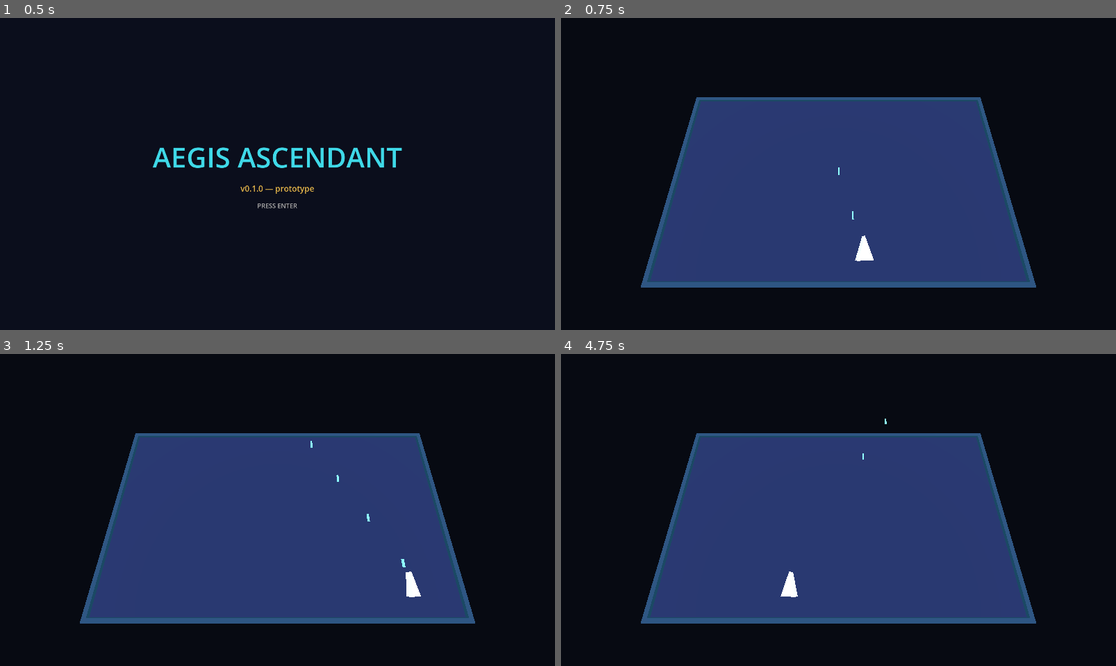
Above: before the commit, frames 1-4 (two rows, left to right).
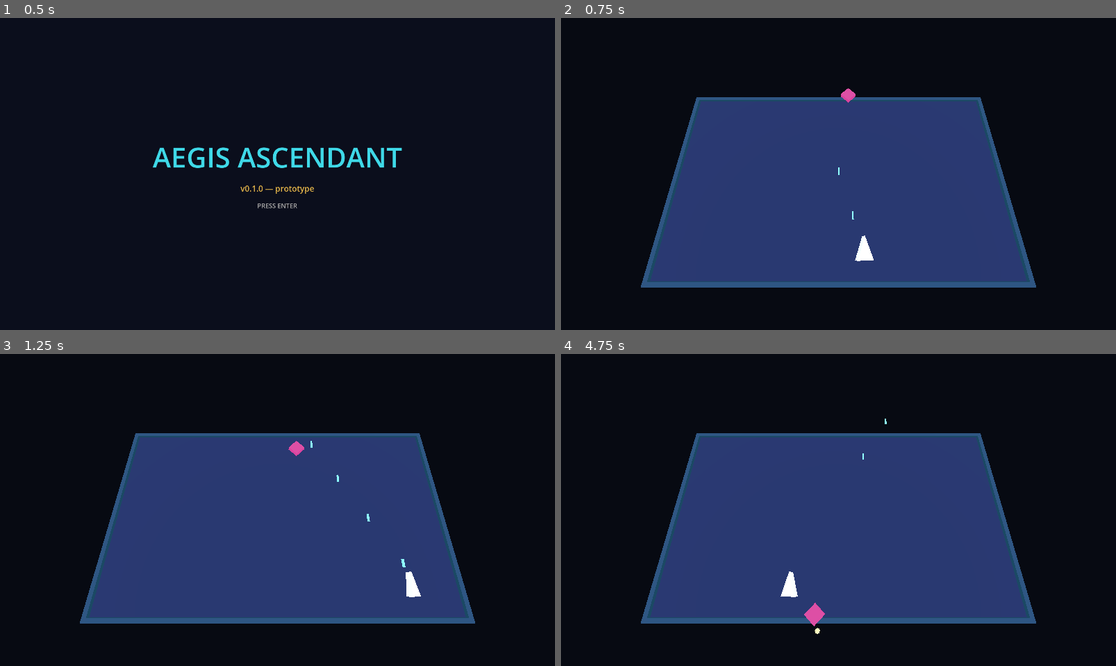
Above: after the commit, the same moments.

Repository: Happykiller/aegis-ascendant
Game: Godot game, scene res://scenes/boot/boot.tscn
The game is run twice, just before and just after one commit, with the same random seed, the same clock (stepped at 60 frames per second) and the same inputs.
Inputs:
- Up to frame 1 (0.5 s): no input
- Up to frame 2 (0.75 s): tap Enter (ui_accept) at 0.5 s; hold D (move_right) from 0.53 s (still down); hold Space (fire_primary) from 0.53 s (still down)
- Up to frame 3 (1.25 s): keep holding D (move_right); keep holding Space (fire_primary); tap Enter (ui_accept) at 0.77 s
- Up to frame 4 (4.75 s): release D (move_right) at 1.28 s; release Space (fire_primary) at 1.28 s; hold S (move_down) 1.28-2.03 s; tap Space (fire_primary) at 1.35, 2.85, 4.35 s; tap Enter (ui_accept) at 1.52, 3.02, 3.77, 4.52 s; hold D (move_right) 2.03-2.78 s; hold Space (fire_primary) 2.03-2.78 s; hold W (move_up) 2.78-3.53 s; hold Space (fire_primary) 3.53-4.28 s; hold A (move_left) from 3.53 s (still down)

Frame 1 is identical in both runs. In frame 2, less than 0.1% of the frame differs, in the area x 50-54%, y 22-28%; in frame 3, less than 0.1%; in frame 4, 0.2%, in the area x 43-48%, y 79-90%.

Commit message:
feat: add needle scout enemy with health and destruction
Co-Authored-By: Claude Fable 5 <noreply@anthropic.com>

Diff:
--- /dev/null
+++ b/resources/data/enemy_data.gd
@@ -0,0 +1,35 @@
+class_name EnemyData
+extends Resource
+## Enemy tuning values (spec §11, §22). Units: world units, seconds.
+
+@export var display_name: String = "enemy"
+@export var max_health: float = 20.0
+## Downward travel speed (units/s).
+@export var move_speed: float = 3.5
+## Lateral sine weave: amplitude (units) and frequency (cycles/s).
+@export var weave_amplitude: float = 1.5
+@export var weave_frequency: float = 0.4
+## Seconds between shots; enemies only fire while inside the play area.
+@export var fire_interval: float = 1.9
+@export var projectile: ProjectileData
+## Logical hitbox radius (generous on enemies, spec §5.3 accessibility).
+@export var hitbox_radius: float = 0.45
+@export var score_value: int = 100
+
+func validate() -> PackedStringArray:
+	var errors := PackedStringArray()
+	if max_health <= 0.0:
+		errors.append("max_health must be > 0")
+	if move_speed <= 0.0:
+		errors.append("move_speed must be > 0")
+	if fire_interval <= 0.0:
+		errors.append("fire_interval must be > 0")
+	if hitbox_radius <= 0.0:
+		errors.append("hitbox_radius must be > 0")
+	if score_value < 0:
+		errors.append("score_value must be >= 0")
+	if projectile == null:
+		errors.append("projectile is required")
+	else:
+		errors.append_array(projectile.validate())
+	return errors
--- /dev/null
+++ b/resources/enemies/needle_scout.tres
@@ -0,0 +1,16 @@
+[gd_resource type="Resource" script_class="EnemyData" load_steps=3 format=3]
+
+[ext_resource type="Script" path="res://resources/data/enemy_data.gd" id="1_data"]
+[ext_resource type="Resource" path="res://resources/weapons/needle_shot.tres" id="2_shot"]
+
+[resource]
+script = ExtResource("1_data")
+display_name = "Needle Scout"
+max_health = 20.0
+move_speed = 3.5
+weave_amplitude = 1.6
+weave_frequency = 0.4
+fire_interval = 1.9
+projectile = ExtResource("2_shot")
+hitbox_radius = 0.45
+score_value = 100
--- /dev/null
+++ b/resources/weapons/needle_shot.tres
@@ -0,0 +1,10 @@
+[gd_resource type="Resource" script_class="ProjectileData" load_steps=2 format=3]
+
+[ext_resource type="Script" path="res://resources/data/projectile_data.gd" id="1_data"]
+
+[resource]
+script = ExtResource("1_data")
+speed = 6.5
+radius = 0.16
+damage = 15.0
+ttl = 4.0
--- /dev/null
+++ b/scenes/enemies/needle_scout.tscn
@@ -0,0 +1,28 @@
+[gd_scene load_steps=6 format=3]
+
+[ext_resource type="Script" path="res://scripts/enemies/enemy_controller.gd" id="1_ctrl"]
+[ext_resource type="Resource" path="res://resources/enemies/needle_scout.tres" id="2_data"]
+[ext_resource type="Script" path="res://scripts/gameplay/health_component.gd" id="3_health"]
+
+[sub_resource type="StandardMaterial3D" id="mat_scout"]
+albedo_color = Color(0.141, 0.145, 0.169, 1)
+emission_enabled = true
+emission = Color(0.851, 0.239, 0.612, 1)
+emission_energy_multiplier = 1.0
+
+[sub_resource type="BoxMesh" id="mesh_scout"]
+material = SubResource("mat_scout")
+size = Vector3(0.9, 0.3, 0.9)
+
+[node name="NeedleScout" type="Node3D"]
+script = ExtResource("1_ctrl")
+data = ExtResource("2_data")
+
+[node name="HealthComponent" type="Node" parent="."]
+script = ExtResource("3_health")
+
+[node name="VisualRoot" type="Node3D" parent="."]
+
+[node name="Hull" type="MeshInstance3D" parent="VisualRoot"]
+transform = Transform3D(0.707107, 0, 0.707107, 0, 1, 0, -0.707107, 0, 0.707107, 0, 0, 0)
+mesh = SubResource("mesh_scout")
--- a/scenes/gameplay/graybox.tscn
+++ b/scenes/gameplay/graybox.tscn
@@ -1,8 +1,9 @@
-[gd_scene load_steps=10 format=3]
+[gd_scene load_steps=11 format=3]
 
 [ext_resource type="Script" path="res://scripts/gameplay/graybox_root.gd" id="1_root"]
 [ext_resource type="PackedScene" path="res://scenes/player/player_fighter.tscn" id="2_player"]
 [ext_resource type="PackedScene" path="res://scenes/projectiles/bullet_manager.tscn" id="3_bullets"]
+[ext_resource type="PackedScene" path="res://scenes/enemies/needle_scout.tscn" id="4_scout"]
 
 [sub_resource type="Environment" id="env_space"]
 background_mode = 1
@@ -71,3 +72,8 @@
 
 [node name="PlayerFighter" parent="." instance=ExtResource("2_player")]
 bullet_manager_path = NodePath("../BulletManager")
+
+[node name="TestScout" parent="." instance=ExtResource("4_scout")]
+transform = Transform3D(1, 0, 0, 0, 1, 0, 0, 0, 1, 0, 0, -8)
+bullet_manager_path = NodePath("../BulletManager")
+auto_activate = true
--- /dev/null
+++ b/scripts/enemies/enemy_controller.gd
@@ -0,0 +1,94 @@
+class_name EnemyController
+extends Node3D
+## Composition base for enemies (spec §11, §20.3). Graybox behaviour:
+## descend + lateral sine weave, slow forward fire (Needle Scout family).
+## Instances are pooled: spawners preinstantiate then activate/deactivate;
+## death never queue_free()s during gameplay (spec §26.1).
+
+## Logical "down the screen" (toward the player).
+const DIR_DOWN := Vector2(0.0, -1.0)
+const MUZZLE_OFFSET := Vector2(0.0, -0.6)
+const DESPAWN_MARGIN := 1.5
+
+signal destroyed(enemy: EnemyController)
+
+@export var data: EnemyData
+## Optional wiring for enemies placed directly in a scene (spawners inject
+## through setup() instead).
+@export var bullet_manager_path: NodePath
+@export var auto_activate: bool = false
+
+var active: bool = false
+var plane_position: Vector2 = Vector2.ZERO
+
+var _bullet_manager: BulletManager
+var _target: BulletTarget
+var _base_x: float = 0.0
+var _age: float = 0.0
+var _fire_timer: float = 0.0
+
+@onready var _health: HealthComponent = $HealthComponent
+
+func _ready() -> void:
+	assert(data != null, "EnemyController requires an EnemyData resource")
+	for error in data.validate():
+		push_error("[Enemy:%s] invalid data: %s" % [data.display_name, error])
+	add_to_group("enemies")
+	_health.died.connect(_on_died)
+	_target = BulletTarget.make(BulletManager.Team.ENEMY, data.hitbox_radius,
+		Callable(_health, "apply_damage"))
+	_target.enabled = false
+	if _bullet_manager == null and not bullet_manager_path.is_empty():
+		setup(get_node(bullet_manager_path) as BulletManager)
+	_set_active(false)
+	if auto_activate:
+		activate(GameplayPlane.to_plane(position))
+
+## One-time wiring done by the owner (spawner or scene).
+func setup(bullet_manager: BulletManager) -> void:
+	_bullet_manager = bullet_manager
+	_bullet_manager.register_target(_target)
+
+func activate(spawn_plane_position: Vector2) -> void:
+	plane_position = spawn_plane_position
+	_base_x = spawn_plane_position.x
+	_age = 0.0
+	_fire_timer = data.fire_interval
+	_health.max_health = data.max_health
+	_health.revive()
+	position = GameplayPlane.to_world(plane_position)
+	_set_active(true)
+
+func deactivate() -> void:
+	_set_active(false)
+
+func _set_active(value: bool) -> void:
+	active = value
+	visible = value
+	set_physics_process(value)
+	if _target != null:
+		_target.enabled = value
+
+func _physics_process(delta: float) -> void:
+	_age += delta
+	plane_position.y -= data.move_speed * delta
+	plane_position.x = _base_x + sin(_age * data.weave_frequency * TAU) * data.weave_amplitude
+	position = GameplayPlane.to_world(plane_position)
+	_target.position = plane_position
+	if plane_position.y < GameplayPlane.BOUNDS.position.y - DESPAWN_MARGIN:
+		deactivate()
+		return
+	_update_fire(delta)
+
+func _update_fire(delta: float) -> void:
+	if _bullet_manager == null or not GameplayPlane.is_inside(plane_position):
+		return
+	_fire_timer -= delta
+	if _fire_timer <= 0.0:
+		_fire_timer = data.fire_interval
+		_bullet_manager.spawn_from_data(BulletManager.Team.ENEMY,
+			plane_position + MUZZLE_OFFSET, DIR_DOWN, data.projectile)
+
+func _on_died() -> void:
+	deactivate()
+	destroyed.emit(self)
--- a/scripts/gameplay/graybox_root.gd
+++ b/scripts/gameplay/graybox_root.gd
@@ -1,5 +1,18 @@
 extends Node3D
 ## Graybox scene root: first playable segment sandbox (spec §37 items 12-19).
+## Wires enemy destruction to the score and logs session events.
+
+const GameStateScript := preload("res://scripts/core/game_state.gd")
+
+@onready var _game_state: GameStateScript = get_node("/root/GameState")
 
 func _ready() -> void:
+	# Children _ready() ran first: every pooled/placed enemy already exists.
+	for enemy in get_tree().get_nodes_in_group("enemies"):
+		(enemy as EnemyController).destroyed.connect(_on_enemy_destroyed)
 	print("[Graybox] ready")
+
+func _on_enemy_destroyed(enemy: EnemyController) -> void:
+	_game_state.add_score(enemy.data.score_value)
+	print("[Graybox] %s destroyed (+%d) — score %d" %
+		[enemy.data.display_name, enemy.data.score_value, _game_state.score])
--- /dev/null
+++ b/scripts/gameplay/health_component.gd
@@ -0,0 +1,29 @@
+class_name HealthComponent
+extends Node
+## Composable health (spec §20.1: composition, signals for events).
+## Pure logic — instantiable by hand in headless tests.
+
+signal damaged(amount: float, remaining: float)
+signal died
+
+@export var max_health: float = 30.0
+
+var health: float
+
+func _init() -> void:
+	health = max_health
+
+func _ready() -> void:
+	health = max_health
+
+func apply_damage(amount: float) -> void:
+	if health <= 0.0:
+		return
+	var applied := minf(amount, health)
+	health -= applied
+	damaged.emit(applied, health)
+	if health <= 0.0:
+		died.emit()
+
+func revive() -> void:
+	health = max_health
--- /dev/null
+++ b/tests/unit/test_health_component.gd
@@ -0,0 +1,49 @@
+extends "res://tests/test_case.gd"
+## HealthComponent damage/death behaviour (spec §28.2).
+
+var _died_count := 0
+var _damage_events: Array[float] = []
+
+func _on_died() -> void:
+	_died_count += 1
+
+func _on_damaged(amount: float, _remaining: float) -> void:
+	_damage_events.append(amount)
+
+func _make_health(max_health: float) -> HealthComponent:
+	var health := HealthComponent.new()
+	health.max_health = max_health
+	health.revive()
+	health.died.connect(_on_died)
+	health.damaged.connect(_on_damaged)
+	return health
+
+func test_damage_accumulates() -> void:
+	var health := _make_health(30.0)
+	health.apply_damage(10.0)
+	health.apply_damage(5.0)
+	assert_almost_eq(health.health, 15.0, 0.0001, "30 - 10 - 5 = 15")
+	assert_eq(_died_count, 0, "still alive")
+	health.free()
+
+func test_died_emitted_once_at_zero() -> void:
+	var health := _make_health(20.0)
+	health.apply_damage(20.0)
+	assert_eq(_died_count, 1, "died emitted at exactly 0")
+	health.apply_damage(10.0)
+	assert_eq(_died_count, 1, "no double death")
+	health.free()
+
+func test_health_never_negative() -> void:
+	var health := _make_health(10.0)
+	health.apply_damage(999.0)
+	assert_almost_eq(health.health, 0.0, 0.0001, "clamped at 0")
+	assert_almost_eq(_damage_events[0], 10.0, 0.0001, "applied damage capped at remaining health")
+	health.free()
+
+func test_revive_restores_max() -> void:
+	var health := _make_health(25.0)
+	health.apply_damage(25.0)
+	health.revive()
+	assert_almost_eq(health.health, 25.0, 0.0001, "revived to max")
+	health.free()
Not shown, added: resources/data/enemy_data.gd.uid
Not shown, added: scripts/enemies/enemy_controller.gd.uid
Not shown, added: scripts/gameplay/health_component.gd.uid
Not shown, added: tests/unit/test_health_component.gd.uid
